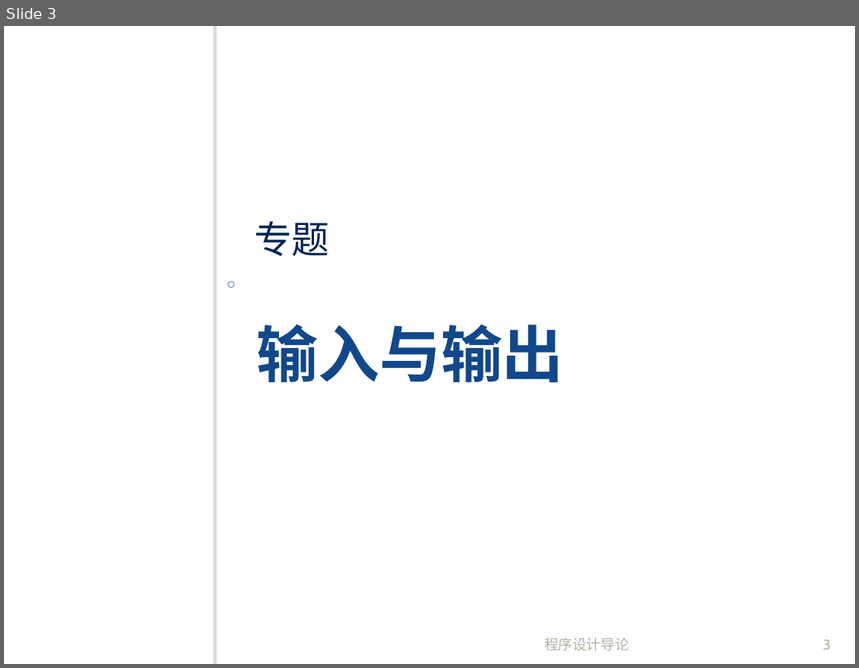
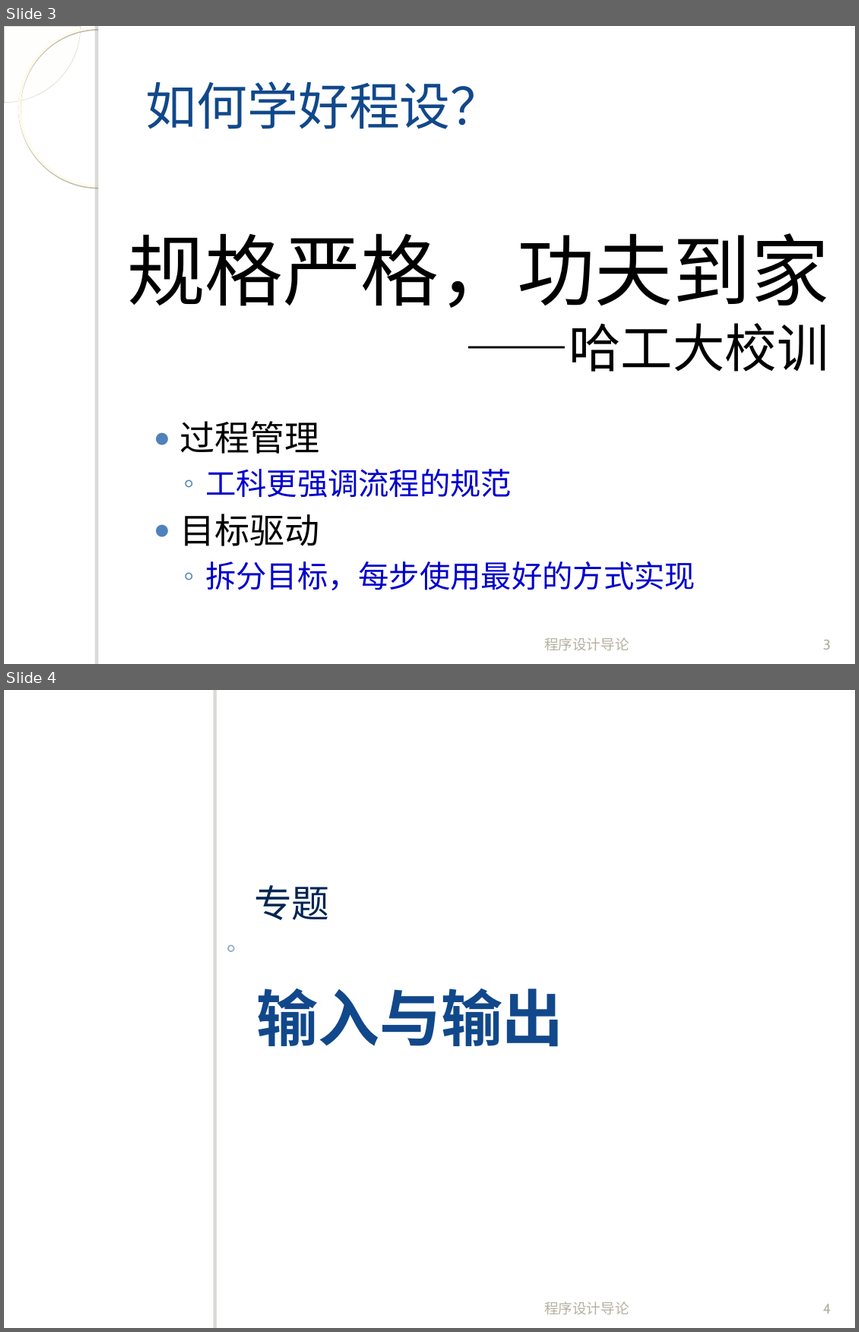
Before and after one commit to fanju1984/introduction-to-programming, a slide deck: introduction-to-programming/slides/2017/Dis02.ppt. Shown one above the other, each under a label of ours: slide 3 before the commit, slides 3 and 4 after it. The pictures are 859x668 and 859x1332 pixels, drawn with LibreOffice and Linux fonts; fonts in the diff are those of the drawing; background and template pictures are left out. Boxes give left, top, right and bottom in pixels: in the first picture for what was removed or moved away, otherwise in the second. Text is boxed around its words. In the diff, an @@ line names an element or a change of style, - is before the commit and + after.

Commit message:
updated slides for dis02

```diff
--- a/introduction-to-programming/slides/2017/Dis02.ppt
+++ b/introduction-to-programming/slides/2017/Dis02.ppt
@@ slide 3 added at (x1=4, y1=26, x2=855, y2=664), background picture (left out) @@
@@ freeform shape added at (x1=4, y1=26, x2=81, y2=103), fill #FDFDF9 at 33% opacity, outline #D1CDBA 0.26 pt @@
@@ ellipse added at (x1=19, y1=28, x2=177, y2=186), outline #FEFBEC 2.15 pt @@
@@ rectangle added at (x1=98, y1=26, x2=855, y2=664), fill #FFFFFF @@
@@ rectangle added at (x1=98, y1=26, x2=105, y2=664), fill #FFFFFF @@
@@ title added at (x1=146, y1=81, x2=502, y2=129), 43 pt, text #11488B @@
+如何学好程设？
@@ text added at (x1=127, y1=233, x2=829, y2=372), 66 pt, text #000000 @@
+规格严格，功夫到家
+  ——哈工大校训
@@ text added at (x1=180, y1=421, x2=696, y2=591), 25.9 pt, text #0000CC @@
+● 过程管理
+  ◦ 工科更强调流程的规范
+● 目标驱动
+  ◦ 拆分目标，每步使用最好的方式实现
@@ text added at (x1=544, y1=638, x2=629, y2=651), 12 pt, text #B4B1A0 @@
+程序设计导论
@@ page number added at (x1=823, y1=640, x2=831, y2=650), 12 pt, text #B4B1A0 @@
+3
@@ what was slide 3 is now slide 4 @@
@@ page number at (x1=823, y1=1304, x2=831, y2=1314): text changed @@
-3
+4
```
Also in this commit, not shown: 2 slides changed.
